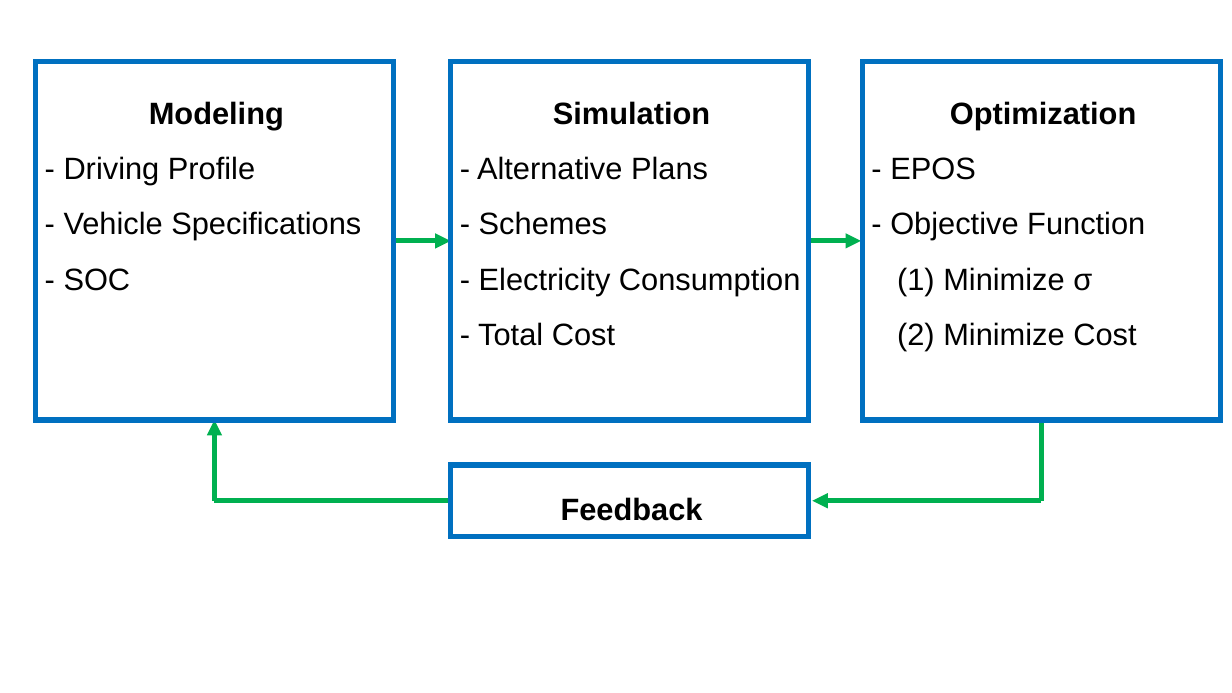
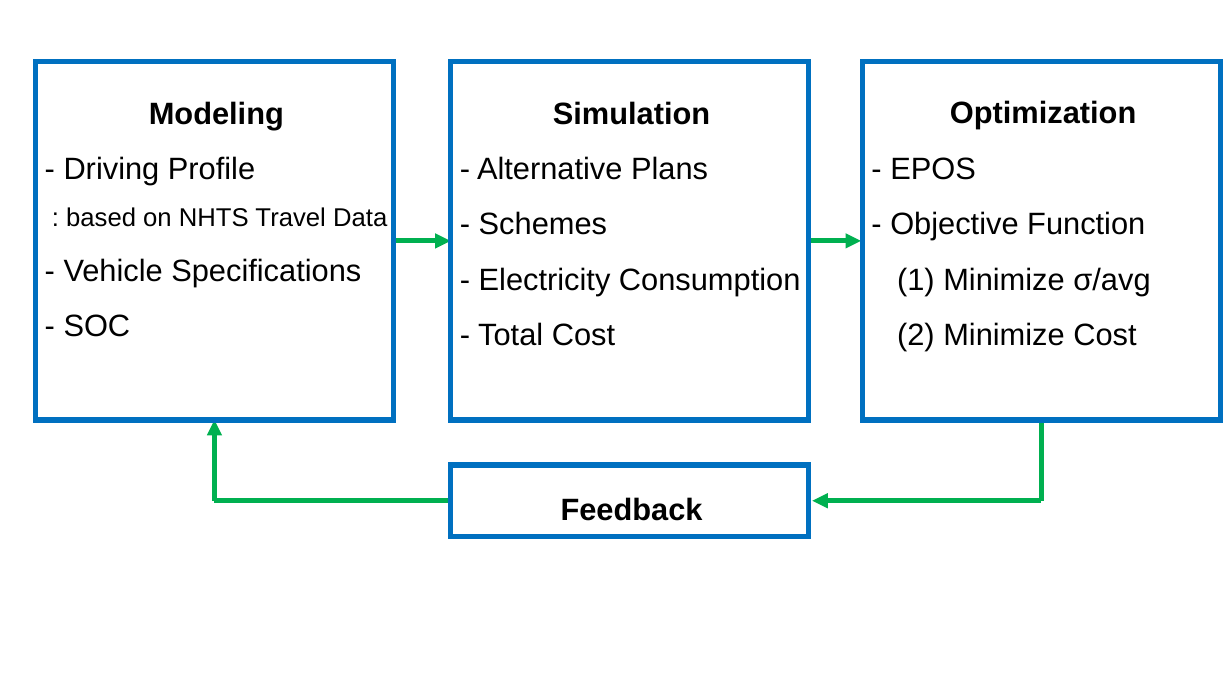
Before and after one commit to msssm/project_template, a slide deck: slide 5 of Miscellaneous/Figures/Figures.pptx. Drawn at 1232x693 pixels with LibreOffice and Linux fonts; fonts in the diff are those of the drawing. Boxes give left, top, right and bottom in pixels: in the first picture for what was removed or moved away, otherwise in the second. Text is boxed around its words. In the diff, an @@ line names an element or a change of style, - is before the commit and + after.

```diff
--- a/Miscellaneous/Figures/Figures.pptx
+++ b/Miscellaneous/Figures/Figures.pptx
@@ text at [66, 207, 387, 227]: paragraph added @@
+: based on NHTS Travel Data
@@ text at [897, 267, 1150, 295]: text changed @@
-(1) Minimize σ
+(1) Minimize σ/avg
```
Also in this commit, not shown: 1 other slide changed, 8 other files.
